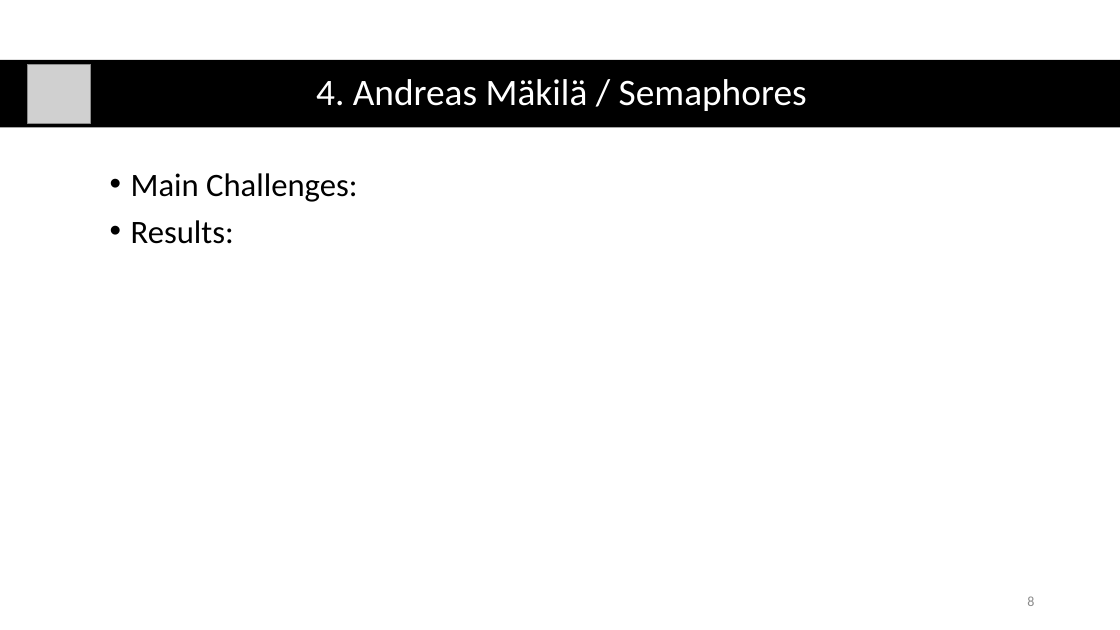
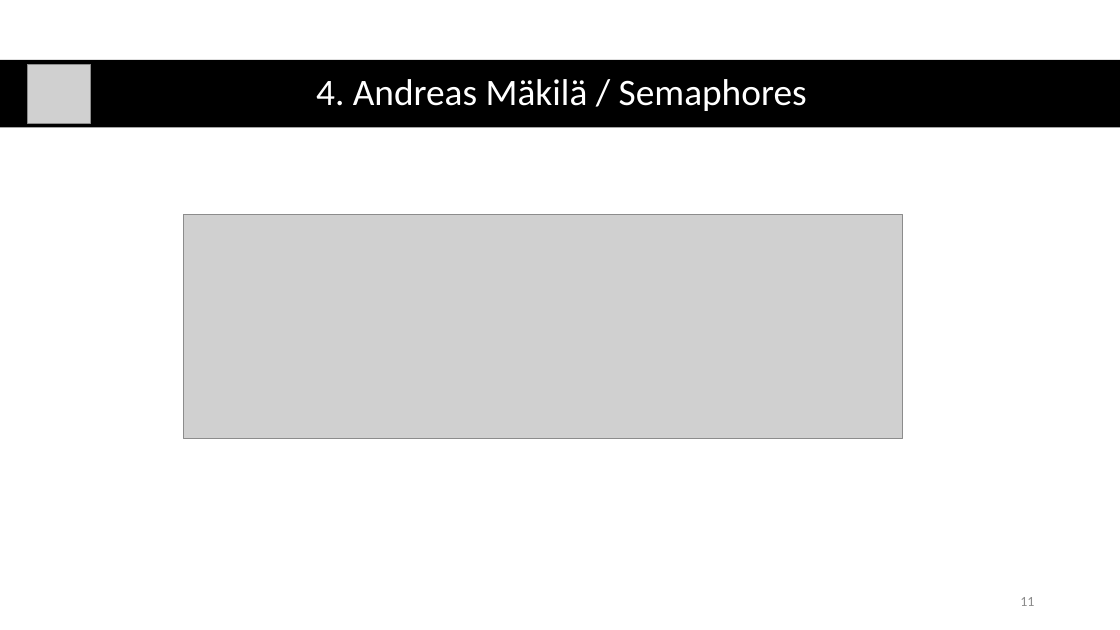
Before and after one commit to AymenNouidha/Rosa, a slide deck: slide 11 of 04_Presentations/01_Supervision_Meetings/02_Supervision_Meeting.pptx (slide 8 before the commit). Drawn at 1120x630 pixels with LibreOffice and Linux fonts; fonts in the diff are those of the drawing; grey boxes stand for pictures. Boxes give left, top, right and bottom in pixels: in the first picture for what was removed or moved away, otherwise in the second. Text is boxed around its words. In the diff, an @@ line names an element or a change of style, - is before the commit and + after.

```diff
--- a/04_Presentations/01_Supervision_Meetings/02_Supervision_Meeting.pptx
+++ b/04_Presentations/01_Supervision_Meetings/02_Supervision_Meeting.pptx
@@ text removed at (131,173,357,244) @@
-• Main Challenges:
-• Results:
@@ picture added at (183,214,903,439) @@
@@ page number at (1020,597,1034,606): text changed @@
-8
+11
```
Also in this commit, not shown: 6 other slides changed, 7 slides added, 19 other files.
